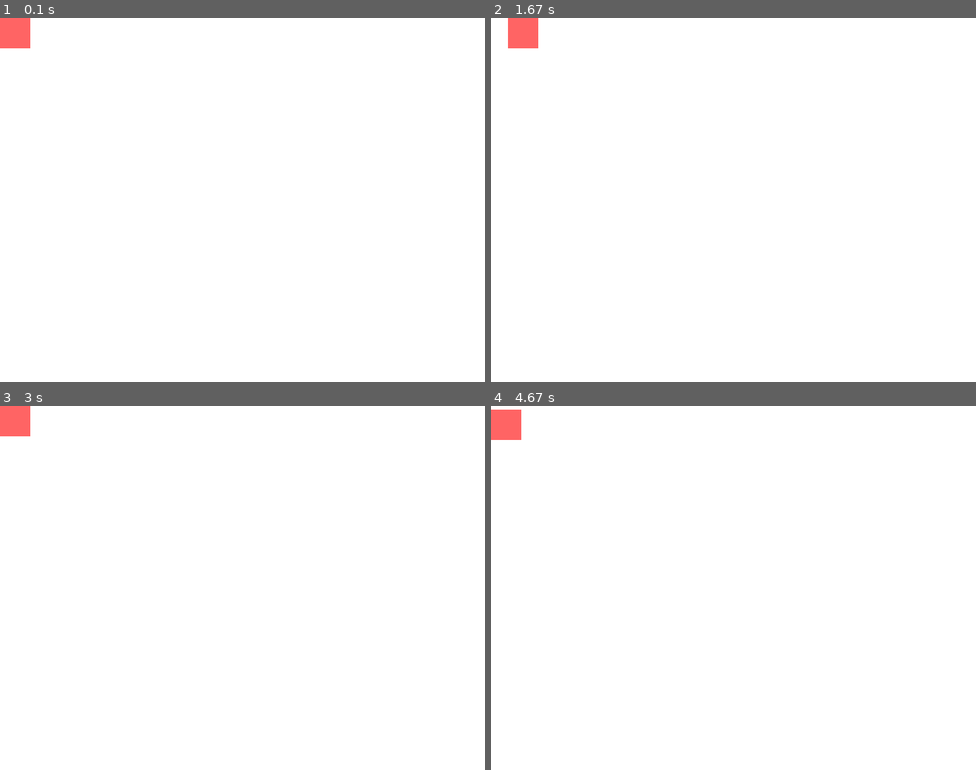
Above: before the commit, frames 1-4 (two rows, left to right).
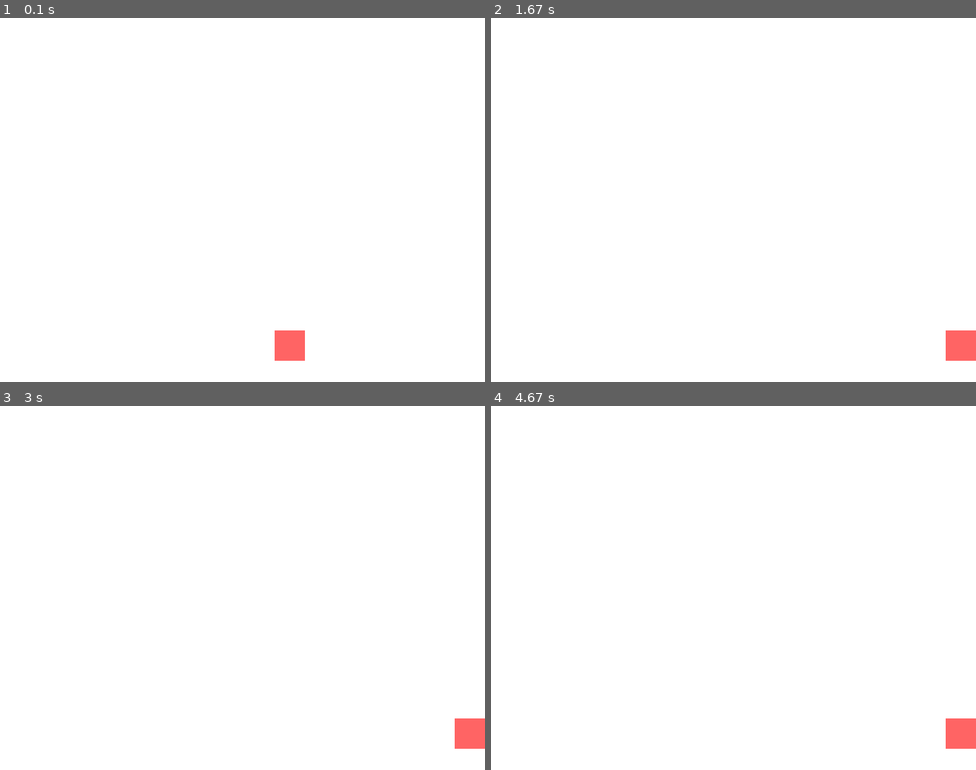
Above: after the commit, the same moments.

Repository: Teklar223/IntroNewSpace-Ex2
Game: pygame game, started from Main.py
The game is run twice, just before and just after one commit, with the same random seed, the same clock (stepped at 60 frames per second) and the same inputs.
Inputs:
- Up to frame 1 (0.1 s): no input
- Up to frame 2 (1.67 s): hold D 0.33-0.8 s
- Up to frame 3 (3 s): hold A 1.83-2.37 s
- Up to frame 4 (4.67 s): hold S from 4.57 s (still down)

The runs differ from the first frame. In frame 1, 1.0% of the frame differs, in the area x 0-63%, y 0-95%; in frame 2, 1.0%; in frame 3, 1.0%; in frame 4, 1.0%.

Commit message:
more complex movement (via engine, with engine power + angle cntrl)

Diff:
--- a/Configuration.py
+++ b/Configuration.py
@@ -24,7 +24,9 @@
         self.is_player = False
         self.time = 0
 
-    def update(self, vs = None, hs = None, dist = None, angle = None, alt = None, acc = None, fuel = None, weight = None, NN = None, is_player = None):
+    def update(self, dt = None, vs = None, hs = None, dist = None, angle = None, alt = None, acc = None, fuel = None, weight = None, NN = None, is_player = None):
+        if dt is not None:
+            self.time += dt # notice this rule is different!
         if vs is not None:
             self.vs = vs
         if hs is not None:
--- a/Engine.py
+++ b/Engine.py
@@ -3,13 +3,14 @@
 from Constants import *
 class Engine():
     '''
-    This class represents the engine, which calculates the changes to the spaceship
-    (similar to 'Model' in MVC)
+    This class represents the physics engine, which calculates the changes to the spaceships position
     '''
 
     def __init__(self, config : Configuration):
         self.all_burn = config.ALL_BURN
         self.weight_emp = config.WEIGHT_EMP
+        self.MAIN_ENG_F = 430  # N
+        self.SECOND_ENG_F = 25  # N
 
 
     def accMax(self, weight: float) -> float:
@@ -24,27 +25,27 @@
         ans = t / weight
         return ans
 
-    def main_calc(self, dt, ship : Spaceship):
+    def main_calc(self, dt, config : Configuration) :
         # temps
-        ang_rad = math.radians(ship.config.ang)
-        h_acc = math.sin(ang_rad) * acc
-        v_acc = math.cos(ang_rad) * acc
-        vacc = Moon.getAcc(hs)
-        time += dt
-        dw = dt * self.all_burn * ship.config.NN
+        ang_rad = math.radians(config.angle)
+        h_acc = math.sin(ang_rad) * config.acc
+        v_acc = math.cos(ang_rad) * config.acc
+        vacc = Moon.getAcc(config.hs)
+        dw = dt * self.all_burn * config.NN
         fuel = None
         acc = None
-        if ship.config.fuel > 0:
-            fuel = ship.config.fuel - dw
+        if config.fuel > 0:
+            fuel = config.fuel - dw
             weight = self.weight_emp + fuel
-            acc = ship.config.NN * self.accMax(weight)
+            acc = config.NN * self.accMax(weight)
         else:  # ran out of fuel
             acc = 0
         v_acc -= vacc
-        if hs > 0:
-            hs -= h_acc * self.dt
-        dist -= hs * self.dt
-        vs -= v_acc * self.dt
-        alt -= self.dt * vs
+        hs = None
+        if config.hs > 0:
+            hs = config.hs - h_acc * dt
+        dist = config.dist - hs * dt
+        vs = config.vs - v_acc * dt
+        alt = config.alt - dt * vs
 
-        ship.config.update(dist = dist, vs = vs, hs = hs, acc = acc, alt = alt, fuel = fuel)
+        return dist,vs,hs,acc,alt,fuel
--- a/SpaceGame.py
+++ b/SpaceGame.py
@@ -3,6 +3,7 @@
 from random import randint
 from Configuration import Configuration
 from Spaceship import Spaceship
+from Engine import Engine
 
 # Constants
 # TODO: add arrow constants + comparisons
@@ -52,14 +53,15 @@
         self.startGame(config)
 
     def startGame(self, config):
-        self.ship = Spaceship(config)
+        self.ship = Spaceship(config,_x = self.screen.get_width()/2, _y = 0.9 * self.screen.get_height())
+        self.engine = Engine(config)
         running = True
 
         while running:
             dt = self.clock.tick(60) / 1000.0
             running = self._handle_events()
 
-            self.ship.update(dt, self.screen.get_width(), self.screen.get_height())
+            self.ship.update(engine = self.engine, dt = dt, width = self.screen.get_width(), height = self.screen.get_height())
 
             self.screen.fill((255, 255, 255))
             self.screen.blit(self.ship.image, self.ship.rect)
--- a/Spaceship.py
+++ b/Spaceship.py
@@ -2,6 +2,7 @@
 from pygame.locals import *
 import pygame
 import copy
+from Engine import Engine
 
 # Constants
 UP = K_w
@@ -10,17 +11,18 @@
 RIGHT = K_d
 
 class Spaceship(pygame.sprite.Sprite):
-    def __init__(self, config : Configuration, *groups):
+    def __init__(self, config : Configuration, *groups, _x = 0, _y = 0 ):
         # *** Pygame ***
         super().__init__(*groups)
         self.image = pygame.Surface((50, 50))
         self.image.fill((255, 100, 100))
         self.rect = self.image.get_rect()
-        self.rect.center = (0, 0)
+        self.rect.center = (_x, _y)
 
         # *** Physics ***
         self.config   =  copy.deepcopy(config)
         self.velocity =  [config.hs, config.vs]
+        self.engine   =  Engine(self.config)
 
         # *** Control ***
         self.is_player = False
@@ -35,14 +37,15 @@
 
     def left_fun(self):
         print("LEFT")
-        self.config.angle = (self.config.angle + 3) % 360
+        self.config.angle = (self.config.angle + 180) % 360 # (self.config.angle + 3) % 360
 
     def right_fun(self):
         print("RIGHT")
         self.config.angle = (self.config.angle - 3) % 360
 
-    def update(self, dt, width, height):
+    def update(self, dt, width, height, engine : Engine):
         # TODO: update via engine
+        '''
         keys = pygame.key.get_pressed()
         if keys[UP]:
             self.rect.y -= 1 # self.config.vs * dt
@@ -52,7 +55,13 @@
             self.rect.x -= 1 # self.config.hs * dt
         if keys[RIGHT]:
             self.rect.x += 1 # self.config.hs * dt
-
+        '''
+        dist,vs,hs,acc,alt,fuel = engine.main_calc(dt = dt, config = self.config)
+        self.config.update(dist = dist, vs = vs, hs = hs, acc = acc, alt = alt, fuel = fuel, dt = dt)
+        # Update x and y coordinates based on hs (horizontal speed) and vs (vertical speed)
+        self.rect.x += hs * dt
+        self.rect.y += vs * dt
+        # ensure ship stays within screen borders:
         if self.rect.left < 0:
             self.rect.left = 0
         if self.rect.right > width:
